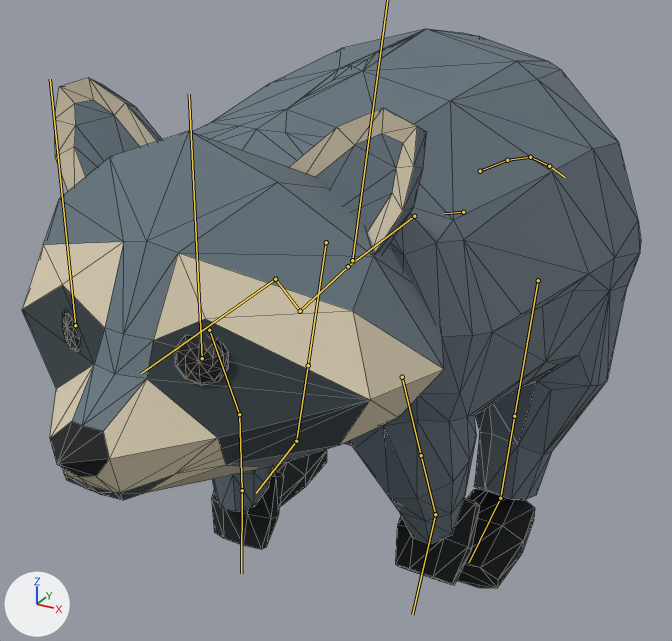
The glTF model assets/characters/raccoon_v2.glb as it was, and as the next commit left it.
Before and after are seen from a 50 mm lens placed at (0.57, -1.127, 0.953), pointed at (-0.125, 0.137, 0.321). Arrows for +X, +Y and +Z are at lower left; the lights stay in place. The older version comes first. Both versions are drawn at frame 15 of the action 'run'; the numbers are the values there. The bones that change, and the others that lie on the model, are drawn over the model as lines. Mesh edges are drawn as thin lines.

Names of what the first picture shows: 'Raccoon'.
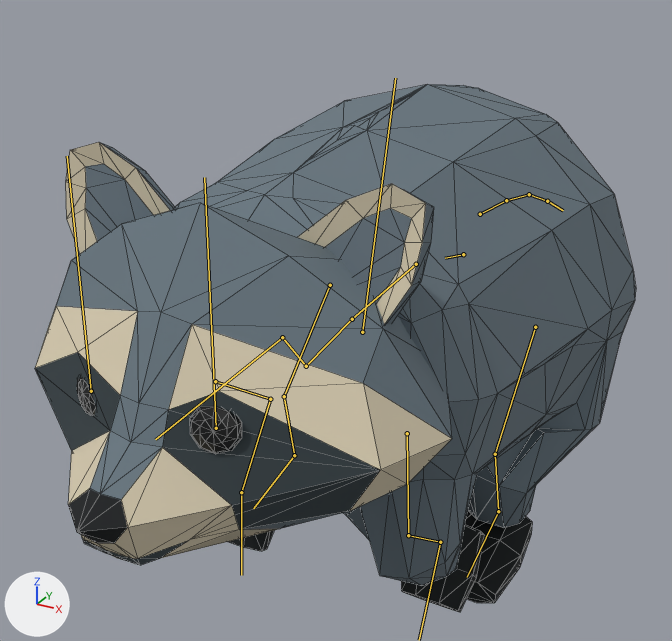
Changed parts and their boxes [x1, y1, x2, y2] in the pictures (672 x 641 px):
'Raccoon', posed
    before: [22, 29, 641, 588]
    after: [35, 84, 636, 612]
bone 'pelvis', root to tip
    before: (463, 212) to (444, 213)
    after: (463, 254) to (445, 258)
bone 'chest', root to tip
    before: (348, 266) to (300, 311)
    after: (352, 319) to (306, 366)
bone 'upperarm.L', root to tip
    before: (402, 377) to (421, 455)
    after: (407, 433) to (408, 535)
bone 'forearm.L', root to tip
    before: (421, 455) to (435, 514)
    after: (408, 535) to (440, 542)
bone 'hand.L', root to tip
    before: (435, 514) to (412, 614)
    after: (440, 542) to (419, 640)
bone 'upperarm.R', root to tip
    before: (209, 330) to (239, 414)
    after: (215, 381) to (270, 399)
bone 'forearm.R', root to tip
    before: (239, 414) to (242, 490)
    after: (270, 399) to (241, 492)
bone 'hand.R', root to tip
    before: (242, 490) to (241, 573)
    after: (241, 492) to (241, 575)
bone 'thigh.L', root to tip
    before: (538, 280) to (514, 416)
    after: (535, 327) to (495, 454)
bone 'shin.L', root to tip
    before: (514, 416) to (500, 498)
    after: (495, 454) to (498, 511)
bone 'foot.L', root to tip
    before: (500, 498) to (469, 562)
    after: (498, 511) to (467, 577)
bone 'thigh.R', root to tip
    before: (326, 242) to (308, 365)
    after: (330, 285) to (284, 396)
bone 'shin.R', root to tip
    before: (308, 365) to (296, 441)
    after: (284, 396) to (294, 455)
bone 'foot.R', root to tip
    before: (296, 441) to (256, 493)
    after: (294, 455) to (253, 508)

Diff of the bpy script that builds the scene:
```diff
--- a/assets/characters/raccoon_v2.glb.py
+++ b/assets/characters/raccoon_v2.glb.py
@@ bone_pelvis @@
 bone_pelvis = bpy.data.objects['RaccoonRig'].pose.bones['pelvis']
-bone_pelvis.location = (0.0, 0.02, 0.007)
+bone_pelvis.location = (0.0, 0.003, 0.09)
@@ bone_chest @@
 bone_chest = bpy.data.objects['RaccoonRig'].pose.bones['chest']  # child of 'spine'
-bone_chest.scale = (0.99, 1.0, 0.99)
+bone_chest.scale = (1.0, 1.0, 1.0)
@@ bone_upperarm_l @@
 bone_upperarm_l = bpy.data.objects['RaccoonRig'].pose.bones['upperarm.L']  # child of 'chest'
-bone_upperarm_l.rotation_quaternion = (0.971, 0.238, 0.0, -0.006)  # degrees (27, 0, -1)
-bone_upperarm_l.scale = (1.0, 0.99, 1.01)
+bone_upperarm_l.rotation_quaternion = (0.997, 0.082, 0.0, 0.0)  # degrees (9, 0, 0)
+bone_upperarm_l.scale = (1.0, 1.0, 1.0)
@@ bone_forearm_l @@
 bone_forearm_l = bpy.data.objects['RaccoonRig'].pose.bones['forearm.L']  # child of 'upperarm.L'
-bone_forearm_l.rotation_quaternion = (0.998, 0.057, 0.0, 0.0)  # degrees (7, 0, 0)
+bone_forearm_l.rotation_quaternion = (0.892, 0.452, 0.0, 0.0)  # degrees (54, 0, 0)
@@ bone_hand_l @@
 bone_hand_l = bpy.data.objects['RaccoonRig'].pose.bones['hand.L']  # child of 'forearm.L'
-bone_hand_l.rotation_quaternion = (0.996, 0.094, -0.004, 0.005)  # degrees (11, 0, 0)
-bone_hand_l.scale = (1.0, 1.01, 0.99)
+bone_hand_l.rotation_quaternion = (0.987, -0.16, 0.0, 0.0)  # degrees (-18, 0, 0)
+bone_hand_l.scale = (1.0, 1.0, 1.0)
@@ bone_upperarm_r @@
 bone_upperarm_r = bpy.data.objects['RaccoonRig'].pose.bones['upperarm.R']  # child of 'chest'
-bone_upperarm_r.rotation_quaternion = (0.982, 0.188, 0.004, -0.023)  # degrees (22, 1, -2)
-bone_upperarm_r.scale = (1.0, 0.99, 1.01)
+bone_upperarm_r.rotation_quaternion = (0.867, 0.498, 0.0, 0.0)  # degrees (60, 0, 0)
+bone_upperarm_r.scale = (1.0, 1.0, 1.0)
@@ bone_forearm_r @@
 bone_forearm_r = bpy.data.objects['RaccoonRig'].pose.bones['forearm.R']  # child of 'upperarm.R'
-bone_forearm_r.rotation_quaternion = (0.997, -0.053, -0.003, 0.063)  # degrees (-6, 0, 7)
+bone_forearm_r.rotation_quaternion = (0.73, -0.684, 0.0, 0.0)  # degrees (-86, 0, 0)
@@ bone_hand_r @@
 bone_hand_r = bpy.data.objects['RaccoonRig'].pose.bones['hand.R']  # child of 'forearm.R'
-bone_hand_r.rotation_quaternion = (0.901, 0.432, 0.025, -0.032)  # degrees (51, 4, -2)
-bone_hand_r.scale = (1.0, 1.04, 0.96)
+bone_hand_r.rotation_quaternion = (0.685, 0.728, 0.0, 0.0)  # degrees (93, 0, 0)
+bone_hand_r.scale = (1.0, 1.0, 1.0)
@@ bone_thigh_l @@
 bone_thigh_l = bpy.data.objects['RaccoonRig'].pose.bones['thigh.L']  # child of 'pelvis'
-bone_thigh_l.rotation_quaternion = (0.996, -0.091, 0.0, 0.0)  # degrees (-10, 0, 0)
+bone_thigh_l.rotation_quaternion = (0.937, -0.349, 0.0, 0.0)  # degrees (-41, 0, 0)
@@ bone_shin_l @@
 bone_shin_l = bpy.data.objects['RaccoonRig'].pose.bones['shin.L']  # child of 'thigh.L'
-bone_shin_l.rotation_quaternion = (0.984, -0.176, 0.0, 0.0)  # degrees (-20, 0, 0)
+bone_shin_l.rotation_quaternion = (0.929, 0.371, 0.0, 0.0)  # degrees (44, 0, 0)
@@ bone_foot_l @@
 bone_foot_l = bpy.data.objects['RaccoonRig'].pose.bones['foot.L']  # child of 'shin.L'
-bone_foot_l.rotation_quaternion = (0.925, 0.379, 0.0, 0.0)  # degrees (45, 0, 0)
+bone_foot_l.rotation_quaternion = (0.995, 0.097, 0.0, 0.0)  # degrees (11, 0, 0)
@@ bone_thigh_r @@
 bone_thigh_r = bpy.data.objects['RaccoonRig'].pose.bones['thigh.R']  # child of 'pelvis'
-bone_thigh_r.rotation_quaternion = (0.994, -0.109, 0.0, 0.0)  # degrees (-12, 0, 0)
+bone_thigh_r.rotation_quaternion = (0.934, -0.358, 0.0, 0.0)  # degrees (-42, 0, 0)
@@ bone_shin_r @@
 bone_shin_r = bpy.data.objects['RaccoonRig'].pose.bones['shin.R']  # child of 'thigh.R'
-bone_shin_r.rotation_quaternion = (0.984, -0.175, 0.0, 0.0)  # degrees (-20, 0, 0)
+bone_shin_r.rotation_quaternion = (0.94, 0.341, 0.0, 0.0)  # degrees (40, 0, 0)
@@ bone_foot_r @@
 bone_foot_r = bpy.data.objects['RaccoonRig'].pose.bones['foot.R']  # child of 'shin.R'
-bone_foot_r.rotation_quaternion = (0.928, 0.371, 0.0, 0.0)  # degrees (44, 0, 0)
+bone_foot_r.rotation_quaternion = (0.994, 0.113, 0.0, 0.0)  # degrees (13, 0, 0)
```
